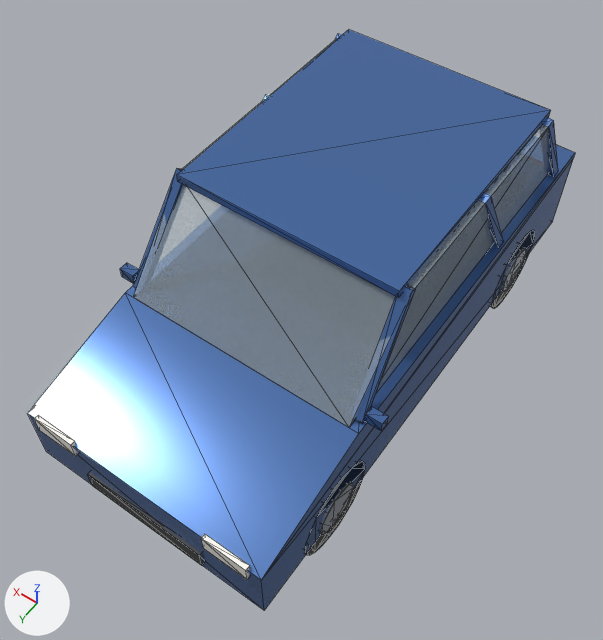
The glTF model modules/assets/internal/models/vehicle/vehicle.car.city_blue.glb as it was, and as the next commit left it.
Before and after are seen from a camera (50 mm lens) standing at (-1.84, 2.86, 4.61) and looking at (0.0, 0.29, 0.57). Every picture has the same lights, and +X, +Y and +Z are marked at lower left. The older version comes first. Mesh edges are drawn as thin lines.

In view in the first picture: 'main__car_blue', 'main__glass', 'main__light_emitter', 'main__plastic_black', 'main__steel_painted' and 1 more.
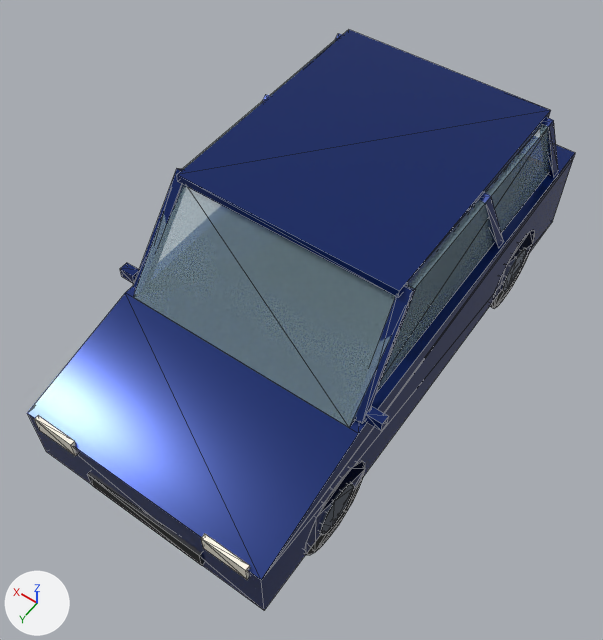
The change, as a list of edits to the scene's bpy script:
```text
Change mat_car_blue:
    mat_car_blue.base_color: (0.08, 0.18, 0.45) -> (0.0072, 0.0272, 0.171)  # blue #5076b3 -> dark blue #142e73
```

What differs and where, as boxes (x1, y1, x2, y2) in the pictures (603 x 640 px):
'main__car_blue', recoloured (blue to dark blue)
    both: (28, 30, 575, 610)
